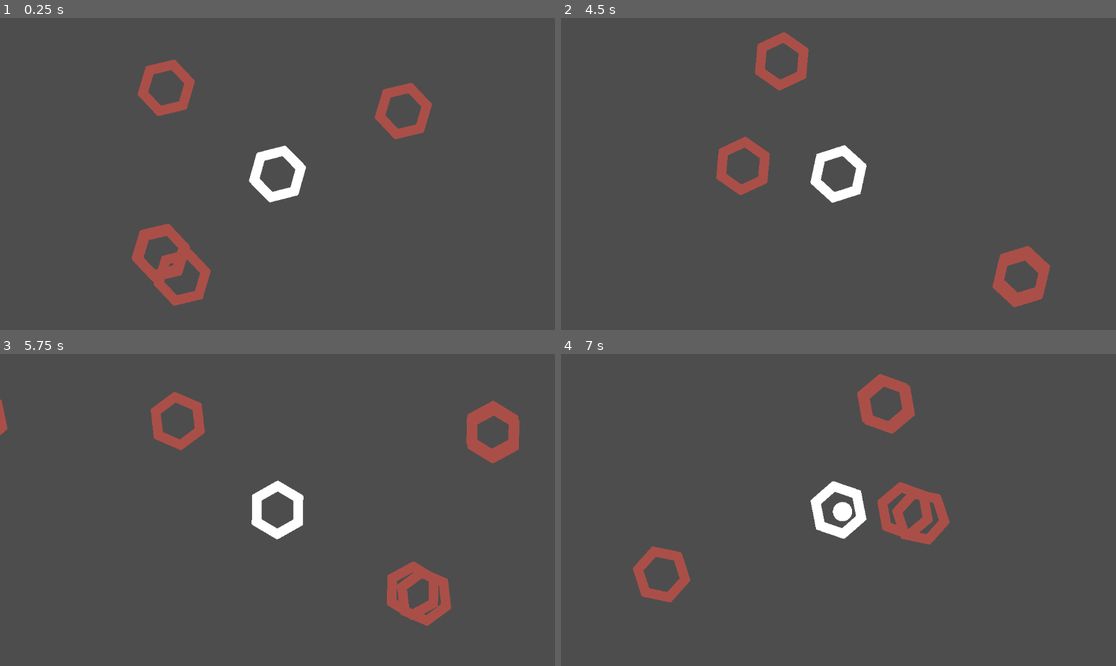
Above: before the commit, frames 1-4 (two rows, left to right).
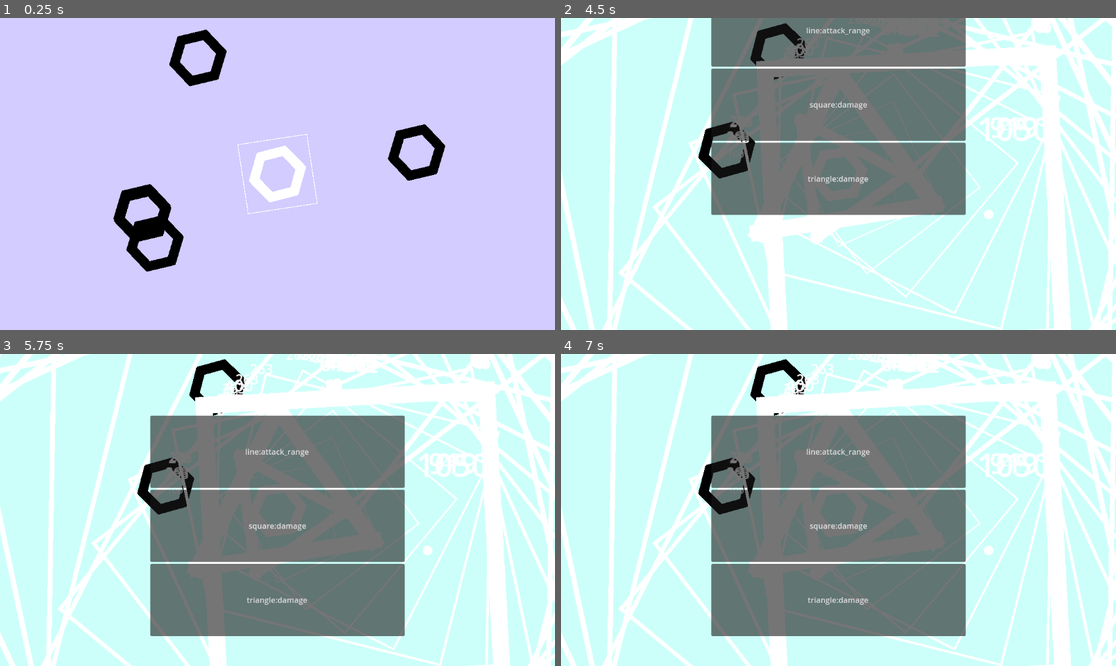
Above: after the commit, the same moments.

Repository: pharnisch/Hexagonal-Havoc
Game: Godot game, scene res://map_1.tscn
Same seed, same stepped clock (60 frames per second), same inputs: the game is played once before the commit and once after it.
Inputs:
- Up to frame 1 (0.25 s): no input
- Up to frame 2 (4.5 s): hold Right (ui_right) 0.53-1.28 s; hold Down (ui_down) 1.28-2.03 s; hold Right (ui_right) 2.03-2.78 s; hold Up (ui_up) 2.78-3.53 s; hold Left (ui_left) from 3.53 s (still down)
- Up to frame 3 (5.75 s): release Left (ui_left) at 5.03 s; hold Down (ui_down) from 5.03 s (still down)
- Up to frame 4 (7 s): release Down (ui_down) at 5.78 s; hold Right (ui_right) 5.78-6.53 s; hold Up (ui_up) from 6.53 s (still down)

The runs differ from the first frame. In frame 1, 99% of the frame differs, in the area x 0-100%, y 0-100%; in frame 2, 100%; in frame 3, 100%; in frame 4, 100%.

Commit message:
.

Diff:
--- /dev/null
+++ b/BackgroundRect.gd
@@ -0,0 +1,18 @@
+extends ColorRect
+
+
+var hue = 0.7
+
+# Called when the node enters the scene tree for the first time.
+func _ready():
+	pass # Replace with function body.
+
+
+	# nice color: f1e5ff
+
+# Called every frame. 'delta' is the elapsed time since the previous frame.
+func _process(delta):
+	self.hue -= delta * 0.05
+	if self.hue > 1.:
+		self.hue = 0
+	self.color = Color.from_hsv(self.hue, 0.2, 1., 1.)
--- a/HealthPool.gd
+++ b/HealthPool.gd
@@ -5,11 +5,13 @@
 var min_health = 0
 var health = null
 var text_label = null
+var particle_effect = null
 
 # Called when the node enters the scene tree for the first time.
 func _ready():
 	self.health = self.max_health
 	self.text_label = load("res://text_label.tscn")
+	self.particle_effect = load("res://particle_effect.tscn")
 
 # Called every frame. 'delta' is the elapsed time since the previous frame.
 func _process(delta):
@@ -18,6 +20,8 @@
 		self.health = self.max_health
 
 func _get_damage(dmg):
+
+
 	#print("get dmg: ", dmg)
 	self.health -= dmg
 	self._display_damage(dmg)
@@ -28,8 +32,16 @@
 	if self.health <= 0:
 		if "Enemy" in owner.name:
 			owner.die()
+		#owner.get_node("Sprite").visible = false
+		#owner.set_process(false)
+		#self.get_node("AnimationPlayer").play("HitDeath")
 		owner.queue_free() # destroy parent
 		#self.player.add_score(5)
+	#else:
+		#self.get_node("AnimationPlayer").play("Hit")
+
+func owner_queue_free():
+	owner.queue_free()
 
 func _update_health_display():
 	pass
--- a/SkillSystem.gd
+++ b/SkillSystem.gd
@@ -8,6 +8,7 @@
 var rng = null
 var skill_container = null
 var skill_points_spent = 0
+var offer_skill_upgrades_active = false
 
 # Called when the node enters the scene tree for the first time.
 func _ready():
@@ -19,7 +20,7 @@
 	#self.state.circle.learned = true
 	#self.state.triangle.learned = true
 	#self.state.square.learned = true
-	#self.state = self.get_max_state()
+	self.state = self.get_max_state()
 	#self.state.triangle.learned = false
 	#self.state.square.learned = false
 
@@ -40,7 +41,7 @@
 	var all_options = []
 	for k_i in self.state.keys():
 		if (typeof(self.state[k_i]) != typeof({})):
-			if self.state[k_i] < 5 or (k_i == "damage" and self.state[k_i] < 20):
+			if self.state[k_i] < 10 or (k_i == "damage" and self.state[k_i] < 20):
 				all_options.append(k_i)
 		else:
 			for k_j in self.state[k_i].keys():
@@ -88,11 +89,12 @@
 			self.state[spl[0]][spl[1]] = {}
 	else:
 		self.state[skill_identifier] += 1
-	print(self.state)
+	self.offer_skill_upgrades_active = false
 	self.update()
 	#self.offer_skill_upgrades()
 
 func offer_skill_upgrades():
+	self.offer_skill_upgrades_active = true
 	self.skill_points_spent += 1
 	if self.skill_points_spent % 5 == 0:
 		self.skill_container.display_options(self.get_random_big_skill_options(3))
@@ -129,6 +131,8 @@
 			indestructable = false,
 			#growing_speed = 0.05,
 			attack_range = 0,
+			bounce = 0,
+			split = 5,
 
 			element = null,
 		},
@@ -167,7 +171,7 @@
 			element = null,
 		},
 		square = {
-			learned = false,
+			learned = true,
 
 			casting_speed = 0,
 			damage = 0,
@@ -179,6 +183,7 @@
 			#travel_speed = 500,
 			rotation_speed = 0,
 			growing_speed = 0,
+			echo = 5,
 
 			element = null,
 		},
@@ -191,11 +196,11 @@
 		life_reg = 0,
 
 		# wird addiert zum spezialisierten, daher können diese up to 10 gehen (statt up to 5)!
-		casting_speed = 5,
+		casting_speed = 10,
 		damage = 20,
-		crit = 5,
-		crit_factor = 5,
-		living_time = 5,
+		crit = 10,
+		crit_factor = 10,
+		living_time = 10,
 		#ultimate_proc = 0,
 
 		circle = {
@@ -212,6 +217,8 @@
 			indestructable = true,
 			#growing_speed = 0.05,
 			attack_range = 0,
+			bounce = 5,
+			split = 5,
 
 			element = null,
 		},
@@ -244,7 +251,7 @@
 
 			rotation_speed = 5,
 			growing_speed = 5,
-			growing_min_scale = 5,
+			#growing_min_scale = 5,
 			growing_max_scale = 5,
 
 			element = null,
@@ -262,6 +269,7 @@
 			#travel_speed = 500,
 			rotation_speed = 5,
 			growing_speed = 5,
+			echo = 5,
 
 			element = null,
 		},
--- a/circle_bullet.gd
+++ b/circle_bullet.gd
@@ -10,11 +10,14 @@
 var crit = 0
 var crit_factor = 1.5
 var rng = null
-
+var bounce = 0
+var split = 0
+var circle_bullet = null
 
 # Called when the node enters the scene tree for the first time.
 func _ready():
 	self.name = "CircleBullet"
+	self.circle_bullet = load("res://circle_bullet.tscn")
 	self.body_entered.connect(_on_CircleBullet_body_entered)
 	self.rng = RandomNumberGenerator.new()
 
@@ -27,8 +30,29 @@
 		self.queue_free()
 
 func request_destruction():
-	if self.destructable:
-		self.queue_free()
+	if self.rng.randf_range(0,1) <= self.bounce:
+		var direction = Vector2(self.rng.randf_range(-1,1), self.rng.randf_range(-1,1)).normalized()
+		self.scaled_direction = direction * self.travel_speed
+	else:
+		for i in range(self.split):
+			var new_bullet = self.circle_bullet.instantiate()
+			var direction = Vector2(self.rng.randf_range(-1,1), self.rng.randf_range(-1,1)).normalized()
+			#self.scaled_direction = direction * self.travel_speed
+			new_bullet.damage = self.damage / 1.5
+			new_bullet.living_time = self.living_time / 1.5
+			new_bullet.crit = self.crit
+			new_bullet.crit_factor = self.crit_factor
+			new_bullet.bounce = self.bounce
+			new_bullet.destructable = self.destructable
+			new_bullet.split = self.split - 1 if self.split >= 1 else 0
+			new_bullet.shoot(direction)
+			new_bullet.transform = self.global_transform
+			print(new_bullet.transform)
+			new_bullet.scale = Vector2(0.5, 0.5)
+			get_tree().get_root().get_node("Map_1").add_child(new_bullet)
+
+		if self.destructable:
+			self.queue_free()
 
 func shoot(direction):
 	self.scaled_direction = direction * self.travel_speed
--- a/health_pool.tscn
+++ b/health_pool.tscn
@@ -1,6 +1,66 @@
-[gd_scene load_steps=2 format=3 uid="uid://cb0dy4uh1od1c"]
+[gd_scene load_steps=6 format=3 uid="uid://cb0dy4uh1od1c"]
 
 [ext_resource type="Script" path="res://HealthPool.gd" id="1_b6rgq"]
+[ext_resource type="PackedScene" uid="uid://cvr253ymll5db" path="res://particle_effect.tscn" id="2_1087n"]
+
+[sub_resource type="Animation" id="Animation_fnhtl"]
+resource_name = "Hit"
+tracks/0/type = "value"
+tracks/0/imported = false
+tracks/0/enabled = true
+tracks/0/path = NodePath("ParticleEffect:emitting")
+tracks/0/interp = 1
+tracks/0/loop_wrap = true
+tracks/0/keys = {
+"times": PackedFloat32Array(0, 0.2),
+"transitions": PackedFloat32Array(1, 1),
+"update": 1,
+"values": [true, false]
+}
+
+[sub_resource type="Animation" id="Animation_amcvo"]
+resource_name = "HitDeath"
+tracks/0/type = "value"
+tracks/0/imported = false
+tracks/0/enabled = true
+tracks/0/path = NodePath("ParticleEffect:emitting")
+tracks/0/interp = 1
+tracks/0/loop_wrap = true
+tracks/0/keys = {
+"times": PackedFloat32Array(0, 0.3),
+"transitions": PackedFloat32Array(1, 1),
+"update": 1,
+"values": [true, false]
+}
+tracks/1/type = "method"
+tracks/1/imported = false
+tracks/1/enabled = true
+tracks/1/path = NodePath(".")
+tracks/1/interp = 1
+tracks/1/loop_wrap = true
+tracks/1/keys = {
+"times": PackedFloat32Array(0.3),
+"transitions": PackedFloat32Array(1),
+"values": [{
+"args": [],
+"method": &"owner_queue_free"
+}]
+}
+
+[sub_resource type="AnimationLibrary" id="AnimationLibrary_sqmqc"]
+_data = {
+"Hit": SubResource("Animation_fnhtl"),
+"HitDeath": SubResource("Animation_amcvo")
+}
 
 [node name="HealthPool" type="Node2D"]
 script = ExtResource("1_b6rgq")
+
+[node name="ParticleEffect" parent="." instance=ExtResource("2_1087n")]
+emitting = false
+amount = 20
+
+[node name="AnimationPlayer" type="AnimationPlayer" parent="."]
+libraries = {
+"": SubResource("AnimationLibrary_sqmqc")
+}
--- a/hexagon_enemy_i.gd
+++ b/hexagon_enemy_i.gd
@@ -4,8 +4,8 @@
 var move_direction = null
 const DEG2RAD = PI / 180.0
 var rng = null
-var direction_change_interval = 0
-var direction_change_interval_timer = 0
+var direction_change_interval = 2
+var direction_change_interval_timer = 2
 var walking_variant = 1
 var exp_worth = 1
 
@@ -13,7 +13,6 @@
 func _ready():
 	self.name = "Enemy"
 	self.rng = RandomNumberGenerator.new()
-	var direction_change_interval = 2
 
 func _physics_process(delta):
 	self.direction_change_interval_timer += delta
@@ -32,11 +31,17 @@
 	if walking_variant == 1:
 		v = Vector2(cos*velocity.x - sin*velocity.y, sin*velocity.x + cos*velocity.y)
 		self.movement_speed = 200
-		%Movement.movement_speed_changed()
 	elif walking_variant == 2:
 		v = velocity
-		self.movement_speed = 60
-		%Movement.movement_speed_changed()
+		self.movement_speed = 75
+	elif walking_variant == 3:
+		v = velocity
+		self.movement_speed = 90
+		self.direction_change_interval = 3.5
+	elif walking_variant == 4:
+		v = Vector2(cos*velocity.x + sin*velocity.y, - sin*velocity.x + cos*velocity.y)
+		self.movement_speed = 200
+	%Movement.movement_speed_changed()
 
 	# 2. change it slightly, if other enemys/or objects are in the way (very close: within comfort zone), maybe in random direction then
 	# 2.b or move random if previous direction is zero-vector
--- a/hexagon_enemy_i.tscn
+++ b/hexagon_enemy_i.tscn
@@ -16,14 +16,14 @@
 script = ExtResource("1_wahus")
 
 [node name="HexagonShape" parent="." instance=ExtResource("1_tbyrt")]
-color = Color(0.666667, 0.309804, 0.282353, 1)
+color = Color(0, 0, 0, 1)
 
 [node name="CollisionShape2D" type="CollisionShape2D" parent="."]
 shape = SubResource("CircleShape2D_a64yl")
 
 [node name="HealthPool" parent="." instance=ExtResource("2_qn734")]
 unique_name_in_owner = true
-max_health = 8
+max_health = 8000
 
 [node name="Movement" parent="." node_paths=PackedStringArray("entity") instance=ExtResource("3_t1quy")]
 unique_name_in_owner = true
--- a/map_1.gd
+++ b/map_1.gd
@@ -23,7 +23,7 @@
 					"amount": 5,
 					"shape": self.circle_wave,
 					"shape_args": {"radius":300,"sep":100},
-					"walking_variant": 1,
+					"walking_variant": 4,
 				},
 				{
 					"spawn_time": 3,
@@ -44,7 +44,7 @@
 					"amount": 5,
 					"shape": self.square_wave,
 					"shape_args": {"radius":600,"sep":100},
-					"walking_variant": 1,
+					"walking_variant": 3,
 				},
 				{
 					"spawn_time": 3,
@@ -52,7 +52,7 @@
 					"amount": 5,
 					"shape": self.square_wave,
 					"shape_args": {"radius":600,"sep":100},
-					"walking_variant": 1,
+					"walking_variant": 2,
 				}
 			],
 		}
@@ -72,6 +72,7 @@
 			# game end (?)
 			# repeat from start
 			self.wave_ind = 0
+			print("all waves finished")
 		self.wave_time = self.waves[self.wave_ind]["duration"]
 		self.wave_timer = 0
 
--- a/map_1.tscn
+++ b/map_1.tscn
@@ -1,8 +1,9 @@
-[gd_scene load_steps=4 format=3 uid="uid://ionfrodpageg"]
+[gd_scene load_steps=5 format=3 uid="uid://ionfrodpageg"]
 
 [ext_resource type="Script" path="res://map_1.gd" id="1_3jja6"]
 [ext_resource type="PackedScene" uid="uid://oabja83rgktq" path="res://player.tscn" id="1_8hccq"]
 [ext_resource type="PackedScene" uid="uid://bi5fcq38pi5oy" path="res://skill_container.tscn" id="3_15fcn"]
+[ext_resource type="Script" path="res://BackgroundRect.gd" id="4_lmk7g"]
 
 [node name="Map_1" type="Node2D"]
 script = ExtResource("1_3jja6")
@@ -10,3 +11,12 @@
 [node name="Player" parent="." instance=ExtResource("1_8hccq")]
 
 [node name="SkillContainer" parent="." instance=ExtResource("3_15fcn")]
+
+[node name="CanvasLayer" type="CanvasLayer" parent="."]
+layer = -10
+
+[node name="BackgroundRect" type="ColorRect" parent="CanvasLayer"]
+offset_right = 11337.0
+offset_bottom = 8870.0
+color = Color(1, 0.901961, 0.901961, 1)
+script = ExtResource("4_lmk7g")
--- /dev/null
+++ b/particle_effect.tscn
@@ -0,0 +1,22 @@
+[gd_scene load_steps=4 format=3 uid="uid://cvr253ymll5db"]
+
+[sub_resource type="Gradient" id="Gradient_7nvem"]
+colors = PackedColorArray(1, 1, 1, 1, 0, 0, 0, 1)
+
+[sub_resource type="GradientTexture1D" id="GradientTexture1D_uw8pg"]
+gradient = SubResource("Gradient_7nvem")
+
+[sub_resource type="ParticleProcessMaterial" id="ParticleProcessMaterial_0e604"]
+particle_flag_disable_z = true
+spread = 180.0
+initial_velocity_min = 1.0
+initial_velocity_max = 1.0
+radial_velocity_max = 202.25
+gravity = Vector3(0, 0, 0)
+scale_max = 5.0
+color = Color(0.858824, 0.423529, 0.396078, 1)
+color_ramp = SubResource("GradientTexture1D_uw8pg")
+
+[node name="ParticleEffect" type="GPUParticles2D"]
+amount = 10
+process_material = SubResource("ParticleProcessMaterial_0e604")
--- a/player.gd
+++ b/player.gd
@@ -6,8 +6,10 @@
 var move_direction = null
 var exp = 0
 var skills_learned = 0
+var skill_system = null
 
 func _physics_process(delta):
+	skill_system = self.get_node("Weapon").get_node("SkillSystem")
 	var move_direction = Vector2()
 	move_direction.x = Input.get_action_strength("ui_right") - Input.get_action_strength("ui_left")
 	move_direction.y = Input.get_action_strength("ui_down") - Input.get_action_strength("ui_up")
@@ -24,7 +26,8 @@
 	self.exp += gain
 	print(self.exp)
 	var exp_required = 5 * (1 + self.skills_learned)
-	if self.exp >= exp_required:
-		self.exp -= exp_required
-		self.get_node("Weapon").get_node("SkillSystem").offer_skill_upgrades()
-		self.skills_learned += 1
+	if self.skill_system.offer_skill_upgrades_active == false:
+		if self.exp >= exp_required:
+			self.exp -= exp_required
+			self.skill_system.offer_skill_upgrades()
+			self.skills_learned += 1
--- a/skill_container.gd
+++ b/skill_container.gd
@@ -25,6 +25,7 @@
 		b.text = option
 		gc.add_child(b)
 		b.talent_chosen.connect(self.on_talent_chosen)
+	self.get_node("AnimationPlayer").play("UI_animation_test")
 	get_tree().paused = true
 
 func on_talent_chosen(skill_identifier):
--- a/skill_container.tscn
+++ b/skill_container.tscn
@@ -1,6 +1,27 @@
-[gd_scene load_steps=2 format=3 uid="uid://bi5fcq38pi5oy"]
+[gd_scene load_steps=5 format=3 uid="uid://bi5fcq38pi5oy"]
 
 [ext_resource type="Script" path="res://skill_container.gd" id="1_6bcgl"]
+[ext_resource type="PackedScene" uid="uid://si6xejkupe8v" path="res://button.tscn" id="2_w6t5l"]
+
+[sub_resource type="Animation" id="Animation_10267"]
+resource_name = "UI_animation_test"
+tracks/0/type = "value"
+tracks/0/imported = false
+tracks/0/enabled = true
+tracks/0/path = NodePath("GridContainer:position")
+tracks/0/interp = 1
+tracks/0/loop_wrap = true
+tracks/0/keys = {
+"times": PackedFloat32Array(0, 1),
+"transitions": PackedFloat32Array(0.148651, 0.683025),
+"update": 0,
+"values": [Vector2(312, -400), Vector2(312, 128)]
+}
+
+[sub_resource type="AnimationLibrary" id="AnimationLibrary_8vdgj"]
+_data = {
+"UI_animation_test": SubResource("Animation_10267")
+}
 
 [node name="SkillContainer" type="CanvasLayer"]
 process_mode = 3
@@ -13,8 +34,21 @@
 anchor_right = 0.5
 anchor_bottom = 0.5
 offset_left = -264.0
-offset_top = -196.0
+offset_top = -724.0
 offset_right = 264.0
-offset_bottom = 196.0
+offset_bottom = -332.0
 grow_horizontal = 2
 grow_vertical = 2
+
+[node name="Button" parent="GridContainer" instance=ExtResource("2_w6t5l")]
+visible = false
+layout_mode = 2
+
+[node name="Button2" parent="GridContainer" instance=ExtResource("2_w6t5l")]
+visible = false
+layout_mode = 2
+
+[node name="AnimationPlayer" type="AnimationPlayer" parent="."]
+libraries = {
+"": SubResource("AnimationLibrary_8vdgj")
+}
--- a/text_label.gd
+++ b/text_label.gd
@@ -27,5 +27,5 @@
 	add_theme_font_size_override("font_size", size)
 
 func set_value(dmg):
-	self.text = str(dmg)
+	self.text = str(round(dmg))
 	self.change_size(dmg)
--- a/triangle_bullet.tscn
+++ b/triangle_bullet.tscn
@@ -1,7 +1,8 @@
-[gd_scene load_steps=3 format=3 uid="uid://dila1qvm6ryb6"]
+[gd_scene load_steps=4 format=3 uid="uid://dila1qvm6ryb6"]
 
 [ext_resource type="Script" path="res://triangle_bullet.gd" id="1_1wnfe"]
 [ext_resource type="PackedScene" uid="uid://f83thjh08ys3" path="res://triangle_shape.tscn" id="1_da7vl"]
+[ext_resource type="Texture2D" uid="uid://bflciyxvhfbr3" path="res://Triangle.Equilateral.svg.png" id="3_ymrpq"]
 
 [node name="TriangleBullet" type="Area2D"]
 collision_layer = 2
@@ -13,3 +14,10 @@
 
 [node name="CollisionPolygon2D" type="CollisionPolygon2D" parent="."]
 polygon = PackedVector2Array(0, 73, -60, -43.923, 60, -43.923)
+
+[node name="Sprite2D" type="Sprite2D" parent="."]
+visible = false
+position = Vector2(0, 10)
+rotation = 3.14159
+scale = Vector2(0.7, 0.7)
+texture = ExtResource("3_ymrpq")
--- a/weapon.gd
+++ b/weapon.gd
@@ -6,13 +6,15 @@
 var triangle_bullet = null
 var line_sun_beam = 0
 var line_overshoot = 0
-@export var reload_time_line = 0.7
+var reload_time_line = 0.7
 var reload_timer_line = 0
-@export var reload_time_circle = 1
+var reload_time_circle = 1
 var reload_timer_circle = 0
-@export var reload_time_square = 13
+var reload_time_square = 13
 var reload_timer_square = 0
-@export var reload_time_triangle = 7
+var reload_time_square_echo = 999999999
+var reload_timer_square_echo = 0
+var reload_time_triangle = 7
 var reload_timer_triangle = 0
 const DEG2RAD = PI / 180.0
 var rng = null
@@ -48,6 +50,12 @@
 		if self.skill_state != null and self.skill_state.square.learned:
 			self._shoot(self.square_bullet, Vector2(0,0))
 
+	self.reload_timer_square_echo += delta
+	if self.reload_timer_square_echo >= self.reload_time_square_echo:
+		self.reload_timer_square_echo -= self.reload_time_square_echo
+		if self.skill_state != null and self.skill_state.square.learned:
+			self._shoot(self.square_bullet, Vector2(0,0), owner.owner, true)
+
 	self.reload_timer_triangle += delta
 	if self.reload_timer_triangle >= self.reload_time_triangle:
 		self.reload_timer_triangle -= self.reload_time_triangle
@@ -63,7 +71,7 @@
 
 	new_bullet.get_node("TriangleShape").growing_speed = 0.05 * (1 + self.skill_state.triangle.growing_speed / 10.)
 	new_bullet.get_node("TriangleShape").rotation_speed = 3 * (1 + self.skill_state.triangle.rotation_speed / 10.)
-	new_bullet.get_node("TriangleShape").growing_min_scale = 1.5 * (1 + self.skill_state.triangle.growing_min_scale / 10.)
+	#new_bullet.get_node("TriangleShape").growing_min_scale = 1.5 * (1 + self.skill_state.triangle.growing_min_scale / 10.)
 	new_bullet.get_node("TriangleShape").growing_max_scale = 2.5 * (1 + self.skill_state.triangle.growing_max_scale / 10.)
 
 	owner.add_child(new_bullet)
@@ -106,7 +114,7 @@
 		var v = Vector2(velocity.x*c-velocity.y*s, velocity.x*s + velocity.y*c) * self.rng.randf_range(min_factor, max_factor)
 		self._beam(bullet_template, owner.global_position + v, false)
 
-func _shoot(bullet_template, shoot_direction = null, parent = owner.owner):
+func _shoot(bullet_template, shoot_direction = null, parent = owner.owner, square_echo = false):
 	var new_bullet = bullet_template.instantiate()
 
 	if shoot_direction == null: # circle
@@ -114,8 +122,10 @@
 		new_bullet.living_time = 5 * (1 + self.skill_state.circle.living_time / 10. + self.skill_state.living_time / 40.)
 		new_bullet.crit = 1. * (self.skill_state.circle.crit / 10. + self.skill_state.crit / 40.)
 		new_bullet.crit_factor = 1.5 * (1 + self.skill_state.circle.crit_factor / 10. + self.skill_state.crit_factor / 40.)
+		new_bullet.bounce = self.skill_state.circle.bounce / 10.
 
 		new_bullet.destructable = !self.skill_state.circle.indestructable
+		new_bullet.split = self.skill_state.circle.split
 	else: # square
 		new_bullet.damage = 10 * 20 * (1 + self.skill_state.square.damage / 10. + self.skill_state.damage / 40.)
 		new_bullet.living_time = 3 * (1 + self.skill_state.square.living_time / 10. + self.skill_state.living_time / 40.)
@@ -124,6 +134,11 @@
 
 		new_bullet.get_node("SquareShape").growing_speed = 0.05 * (1 + self.skill_state.square.growing_speed / 10.)
 		new_bullet.get_node("SquareShape").rotation_speed = 1 * (1 + self.skill_state.square.rotation_speed / 10.)
+
+		if square_echo:
+			new_bullet.damage = new_bullet.damage / 4.
+			new_bullet.get_node("SquareShape").width = 1
+			new_bullet.get_node("SquareShape")._draw()
 
 	var direction = Vector2(0,1)
 	if new_bullet.aim_required:
@@ -164,3 +179,4 @@
 
 	self.line_sun_beam = self.skill_state.line.sun_beam / 40.
 	self.line_overshoot = self.skill_state.line.overshoot
+	self.reload_time_square_echo = self.reload_time_square / self.skill_state.square.echo - 0.5 if self.skill_state.square.echo > 0 else 999999999
Binary file added: Download.png
Not shown, added: Download.png.import
Binary file added: Triangle.Equilateral.svg.png
Not shown, added: Triangle.Equilateral.svg.png.import
